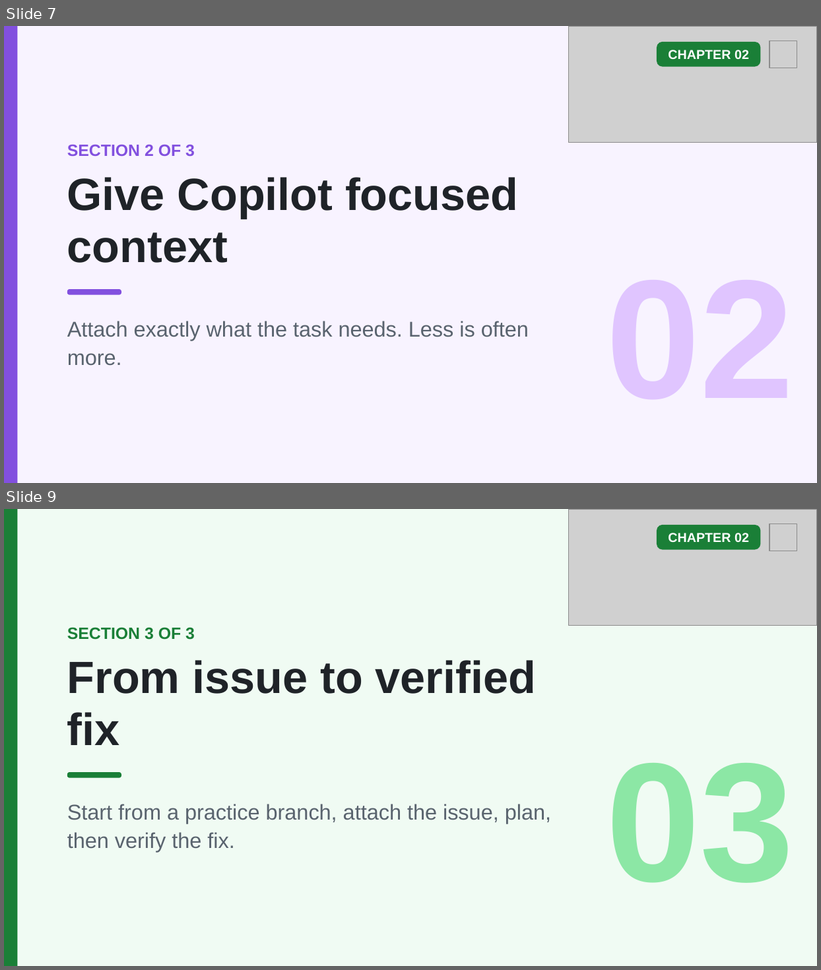
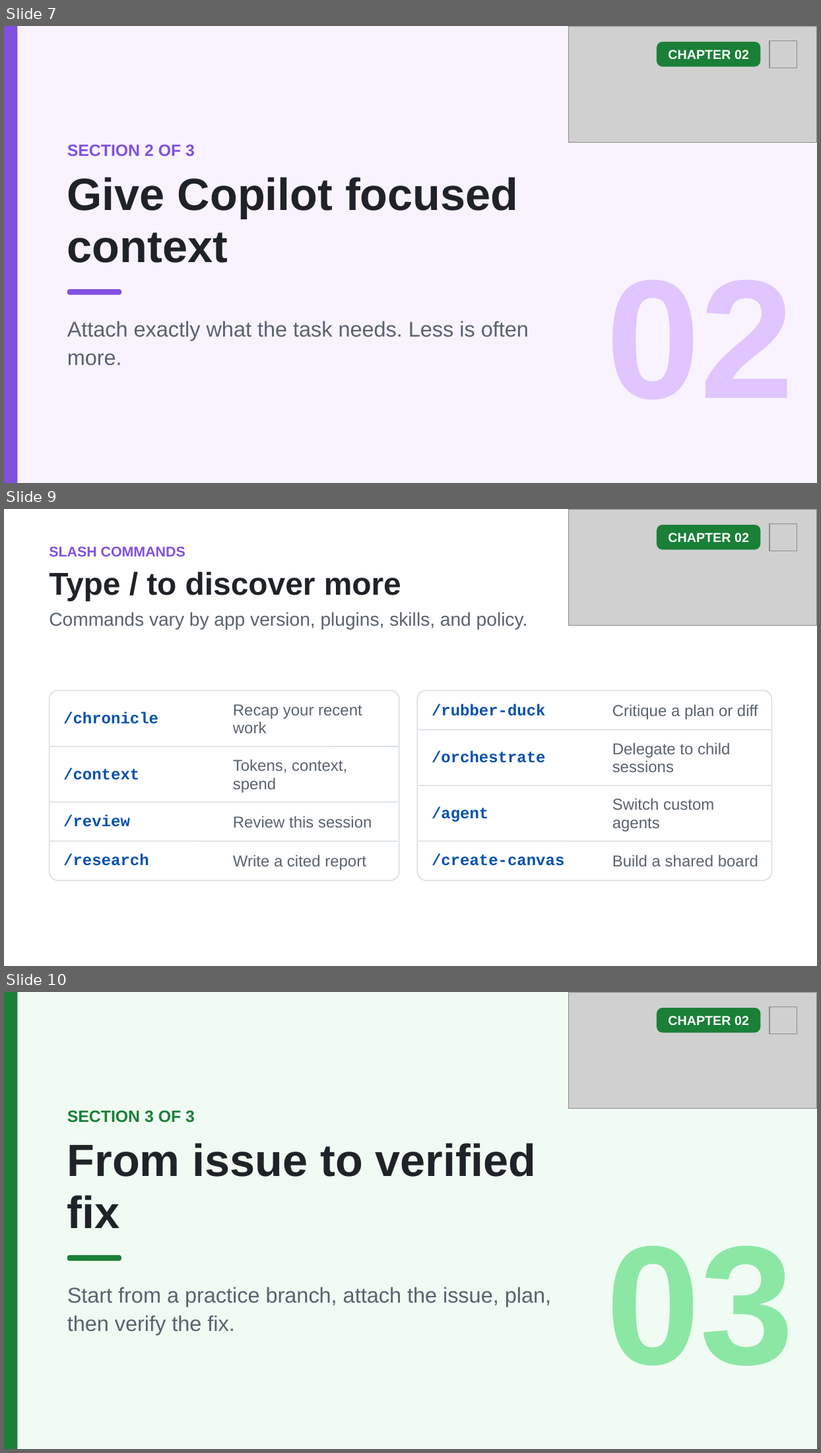
Before and after one commit to github/copilot-app-for-beginners, a slide deck: slides/02-sessions-worktrees-context.pptx. Shown one above the other, each under a label of ours: slides 7 and 9 before the commit, slides 7, 9 and 10 after it; the slides between them are not shown. The pictures are 821x970 and 821x1453 pixels, drawn with LibreOffice and Linux fonts; fonts in the diff are those of the drawing; grey boxes stand for pictures. Boxes give left, top, right and bottom in pixels: in the first picture for what was removed or moved away, otherwise in the second. Text is boxed around its words. In the diff, an @@ line names an element or a change of style, - is before the commit and + after.

```diff
--- a/slides/02-sessions-worktrees-context.pptx
+++ b/slides/02-sessions-worktrees-context.pptx
@@ slide 9 added at [4,509,817,966], background #FFFFFF @@
@@ picture added at [568,509,817,625] @@
@@ rounded rectangle added at [657,524,761,550], fill #1A7F37 @@
@@ picture added at [770,524,797,551] @@
@@ text added at [49,547,186,557], 12.5 pt, text #8250DF, bold @@
+SLASH COMMANDS
@@ text added at [668,533,749,542], 11.5 pt, text #FFFFFF, bold @@
+CHAPTER 02
@@ text added at [49,572,401,601], 28 pt, text #1F2328, bold @@
+Type / to discover more
@@ text added at [49,612,528,630], 16.5 pt, text #59636E @@
+Commands vary by app version, plugins, skills, and policy.
@@ rounded rectangle added at [50,691,400,881], fill #FFFFFF, outline #D1D9E0 0.75 pt @@
@@ text added at [233,704,362,733], 14 pt, text #59636E @@
+Recap your recent work
@@ rounded rectangle added at [417,691,772,881], fill #FFFFFF, outline #D1D9E0 0.75 pt @@
@@ text added at [432,704,546,716], 14 pt, text #0550AE, bold @@
+/rubber-duck
@@ text added at [613,704,758,720], 14 pt, text #59636E @@
+Critique a plan or diff
@@ text added at [63,712,158,724], 14 pt, text #0550AE, bold @@
+/chronicle
@@ line added from (418, 730) to (771, 730), #D1D9E0 0.75 pt @@
@@ text added at [613,743,730,772], 14 pt, text #59636E @@
+Delegate to child sessions
@@ line added from (50, 747) to (399, 747), #D1D9E0 0.75 pt @@
@@ text added at [233,759,347,793], 14 pt, text #59636E @@
+Tokens, context, spend
@@ text added at [432,751,546,763], 14 pt, text #0550AE, bold @@
+/orchestrate
@@ text added at [63,768,139,780], 14 pt, text #0550AE, bold @@
+/context
@@ line added from (418, 786) to (771, 786), #D1D9E0 0.75 pt @@
@@ line added from (50, 803) to (399, 803), #D1D9E0 0.75 pt @@
@@ text added at [613,798,714,832], 14 pt, text #59636E @@
+Switch custom agents
@@ text added at [63,815,130,827], 14 pt, text #0550AE, bold @@
+/review
@@ text added at [233,816,372,828], 14 pt, text #59636E @@
+Review this session
@@ text added at [432,807,488,822], 14 pt, text #0550AE, bold @@
+/agent
@@ line added from (50, 842) to (399, 842), #D1D9E0 0.75 pt @@
@@ line added from (418, 842) to (771, 842), #D1D9E0 0.75 pt @@
@@ text added at [63,854,149,866], 14 pt, text #0550AE, bold @@
+/research
@@ text added at [233,855,366,870], 14 pt, text #59636E @@
+Write a cited report
@@ text added at [432,854,564,866], 14 pt, text #0550AE, bold @@
+/create-canvas
@@ text added at [613,855,758,867], 14 pt, text #59636E @@
+Build a shared board
@@ what was slide 9 is now slide 10 @@
```
Also in this commit, not shown: 1 slide changed, 2 other files.
